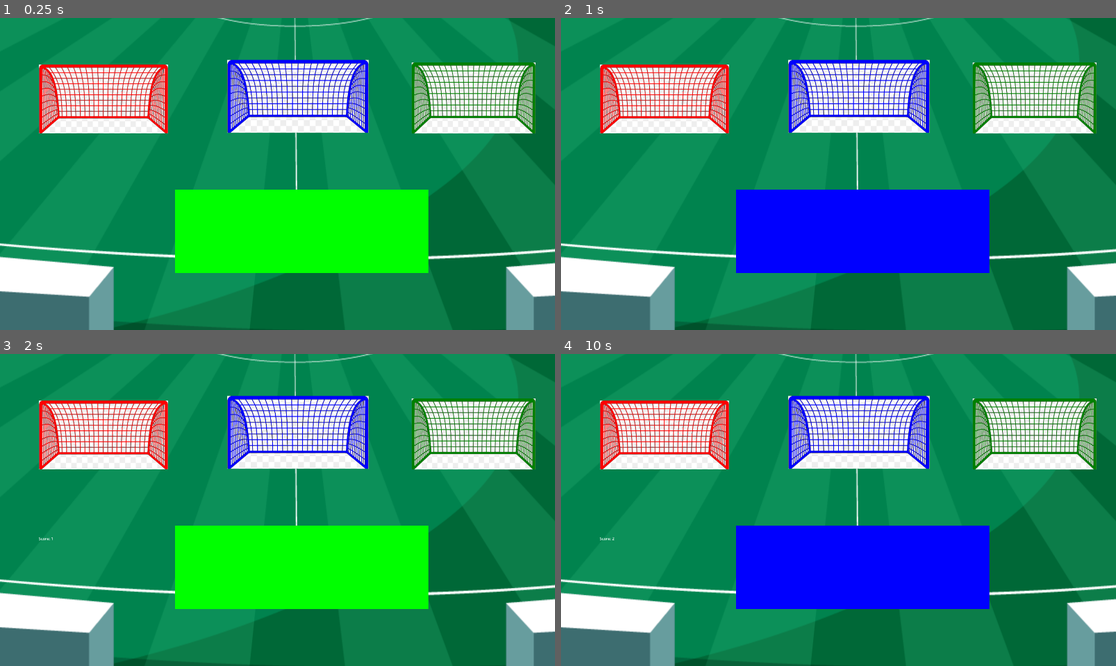
Above: before the commit, frames 1-4 (two rows, left to right).
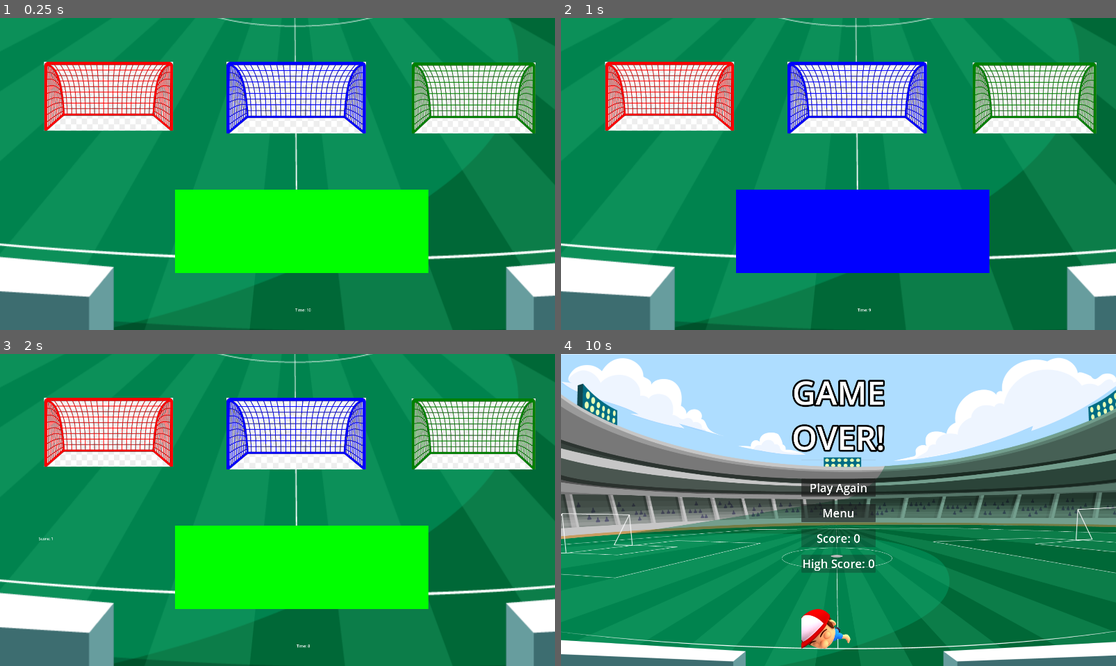
Above: after the commit, the same moments.

Repository: lucasthierry17/Soccer_Runner
Game: Godot game, scene res://MiniGame.tscn
Same seed, same stepped clock (60 frames per second), same inputs: the game is played once before the commit and once after it.
Inputs (mouse positions are in pixels of both pictures, inside the frame that each line leads up to):
- Up to frame 1 (0.25 s): no input
- Up to frame 2 (1 s): tap Enter at 0.5 s; drag from (666, 99) to (860, 96) at 0.52 s
- Up to frame 3 (2 s): tap Space (jump) at 1.25 s; drag from (299, 432) to (105, 435) at 1.27 s
- Up to frame 4 (10 s): move the mouse to (1032, 435) at 2.02 s; hold Right 2.03-2.75 s; click (1032, 435) at 2.17 s; tap Enter at 2.75, 4.25 s; drag from (810, 572) to (860, 432) at 2.77 s; tap Space (jump) at 3.5, 3.77, 5.75, 6.77, 9.77 s; move the mouse to (1005, 556) at 3.52 s; hold Left 3.53-4.25 s; drag from (672, 463) to (755, 432) at 4.27 s; move the mouse to (866, 510) at 5.02 s; hold Left 5.03-5.75 s; click (866, 510) at 5.17 s; drag from (755, 432) to (727, 525) at 5.77 s; move the mouse to (960, 494) at 6.52 s; hold Right 6.53-7.25 s; drag from (727, 525) to (666, 435) at 7.27 s; move the mouse to (894, 441) at 8.02 s; hold Left 8.03-8.75 s; drag from (810, 572) to (860, 432) at 8.77 s; move the mouse to (1005, 556) at 9.52 s; hold Right from 9.53 s (still down); click (1005, 556) at 9.67 s

The runs differ from the first frame. In frame 1, 7.7% of the frame differs, in the area x 7-67%, y 13-95%; in frame 2, 7.7%; in frame 3, 7.7%; in frame 4, 78%, in the area x 0-100%, y 0-100%.

Commit message:
added timer and Game Over logic

Diff:
--- a/MiniGame.gd
+++ b/MiniGame.gd
@@ -6,6 +6,9 @@
 @onready var blue_gate = $BlueGoal
 @onready var target_color_rect = $TargetColorRect
 @onready var score_label = $ScoreLabel  # Score-Label für die Anzeige des Scores
+@onready var timer_label = $TimerLabel
+
+var game_time: float = 10.0
 
 var gates = {}
 var colors = ["red", "green", "blue"]
@@ -42,6 +45,8 @@
 	# Starte das Spiel
 	change_color()
 
+	timer_label.text = "Time: "+ str(game_time)
+
 # Wechselt die Farbe
 func change_color():
 
@@ -59,6 +64,14 @@
 
 
 func _on_Timer_timeout():
+	game_time -= 1
+	if game_time <= 0:
+		timer.stop()
+		print("Game Over!")
+		get_tree().change_scene_to_file("res://game_over.tscn")
+	else:
+		timer_label.text = "Time: " + str(game_time)
+
 	change_color()
 
 # Event-Handler für Tore
--- a/MiniGame.tscn
+++ b/MiniGame.tscn
@@ -24,7 +24,17 @@
 scale = Vector2(2.91551, 3.61247)
 texture = ExtResource("2_lcpsj")
 
-[node name="Timer" type="Timer" parent="."]
+[node name="RoundTimer" type="Timer" parent="."]
+
+[node name="TimerLabel" type="Label" parent="."]
+offset_left = 1055.0
+offset_top = 1115.0
+offset_right = 1467.0
+offset_bottom = 1307.0
+horizontal_alignment = 1
+vertical_alignment = 1
+
+[node name="GameTimer" type="Timer" parent="TimerLabel"]
 
 [node name="ScoreLabel" type="Label" parent="."]
 offset_left = 13.0
@@ -41,7 +51,7 @@
 offset_bottom = 1057.0
 
 [node name="RedGoal" type="Area2D" parent="."]
-position = Vector2(76, 20)
+position = Vector2(97, 9)
 
 [node name="Sprite2D" type="Sprite2D" parent="RedGoal"]
 position = Vector2(356, 314)
@@ -53,12 +63,12 @@
 shape = SubResource("RectangleShape2D_ti5ey")
 
 [node name="BlueGoal" type="Area2D" parent="."]
-position = Vector2(530, 334)
+position = Vector2(525, 337)
 scale = Vector2(1.48889, 1.57143)
 
 [node name="Sprite2D" type="Sprite2D" parent="BlueGoal"]
-position = Vector2(476.194, -6.36363)
-scale = Vector2(1.09328, 1.05594)
+position = Vector2(474.515, -5.09103)
+scale = Vector2(1.08395, 1.04196)
 texture = ExtResource("3_0u3uo")
 
 [node name="CollisionShape2D" type="CollisionShape2D" parent="BlueGoal"]
